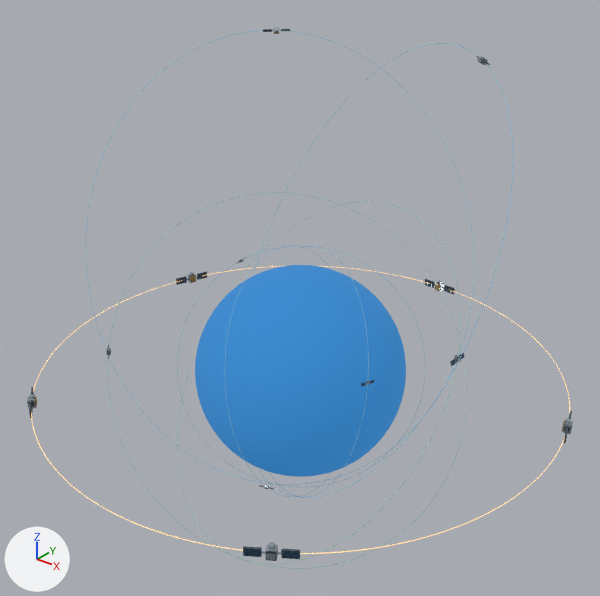
Renders of the glTF model public/models/earth-orbits.glb from each side of a commit.
The view is the same before and after, from a 50 mm lens placed at (4.34, -5.43, 4.13), pointed at (-0.01, 0.0, 0.77). The lights are fixed; the arrows at lower left show +X, +Y and +Z. The older version comes first. Where no turn or scale is listed for an object, it has been applied to the vertices.

Before the edit, the objects in view are built like this:
```python
ob_atmosphere = bpy.data.objects.new('Atmosphere', me_sphere_001)
ob_atmosphere.location = (0.0, 0.0, 0.0)
ob_geo_orbit = bpy.data.objects.new('geo-orbit', me_geo_orbit)
ob_geo_orbit.location = (0.0, 0.0, 0.0)
ob_geo_satellite_01_hardware = bpy.data.objects.new('GEO_Satellite_01_hardware', me_shared_schematic_spacecraft_proxy)
ob_geo_satellite_01_hardware.parent = ob_geo_satellite_01
ob_geo_satellite_01_hardware.location = (0.0, 0.0, 0.0)
ob_geo_satellite_02_hardware = bpy.data.objects.new('GEO_Satellite_02_hardware', me_shared_schematic_spacecraft_proxy)
ob_geo_satellite_02_hardware.parent = ob_geo_satellite_02
ob_geo_satellite_02_hardware.location = (0.0, 0.0, 0.0)
ob_geo_satellite_03_hardware = bpy.data.objects.new('GEO_Satellite_03_hardware', me_shared_schematic_spacecraft_proxy)
ob_geo_satellite_03_hardware.parent = ob_geo_satellite_03
ob_geo_satellite_03_hardware.location = (0.0, 0.0, 0.0)
ob_geo_satellite_04_hardware = bpy.data.objects.new('GEO_Satellite_04_hardware', me_shared_schematic_spacecraft_proxy)
ob_geo_satellite_04_hardware.parent = ob_geo_satellite_04
ob_geo_satellite_04_hardware.location = (0.0, 0.0, 0.0)
ob_geo_satellite_05_hardware = bpy.data.objects.new('GEO_Satellite_05_hardware', me_shared_schematic_spacecraft_proxy)
ob_geo_satellite_05_hardware.parent = ob_geo_satellite_05
ob_geo_satellite_05_hardware.location = (0.0, 0.0, 0.0)
ob_heo_satellite_01_hardware = bpy.data.objects.new('HEO_Satellite_01_hardware', me_shared_schematic_spacecraft_proxy)
ob_heo_satellite_01_hardware.parent = ob_heo_satellite_01
ob_heo_satellite_01_hardware.location = (0.0, 0.0, 0.0)
ob_meo_satellite_01_hardware = bpy.data.objects.new('MEO_Satellite_01_hardware', me_shared_schematic_spacecraft_proxy)
ob_meo_satellite_01_hardware.parent = ob_meo_satellite_01
ob_meo_satellite_01_hardware.location = (0.0, 0.0, 0.0)
```
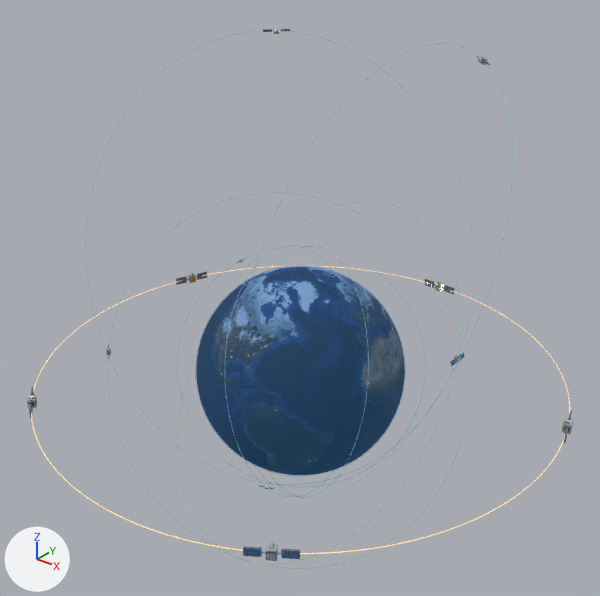
Changed parts and their boxes [x1, y1, x2, y2] in the pictures (600 x 596 px):
'Atmosphere', surface changed: [195, 265, 406, 477] in both
'GEO_Satellite_05_hardware', surface changed (lighter): [243, 542, 300, 561] in both
'GEO_Satellite_03_hardware', surface changed: [176, 271, 207, 285] in both
'GEO_Satellite_02_hardware', surface changed: [425, 279, 455, 294] in both
'GEO_Satellite_01_hardware', surface changed: [562, 411, 573, 443] in both
'GEO_Satellite_04_hardware', surface changed: [27, 387, 37, 417] in both
'MEO_Satellite_01_hardware', surface changed: [450, 352, 465, 366] in both
'HEO_Satellite_02_hardware', surface changed: [263, 27, 290, 34] in both
'HEO_Satellite_01_hardware', surface changed: [476, 56, 490, 65] in both
'LEO_Satellite_01_hardware', surface changed: [361, 380, 374, 387] in both
'MEO_Satellite_02_hardware', surface changed: [106, 345, 111, 358] in both
'LEO_Satellite_03_hardware', surface changed: [262, 485, 269, 489] in both
'LEO_Satellite_02_hardware', surface changed: [237, 258, 245, 263] in both

The edits, one by one:
In material 'Atmospheric limb — thickness exaggerated' (mat_atmospheric_limb___thickness_exaggerated), alpha goes from 1.0 to 0.16.
In material 'Representative proxy solar surface' (mat_representative_proxy_solar_surface), emission_strength is now set to 1.0.
